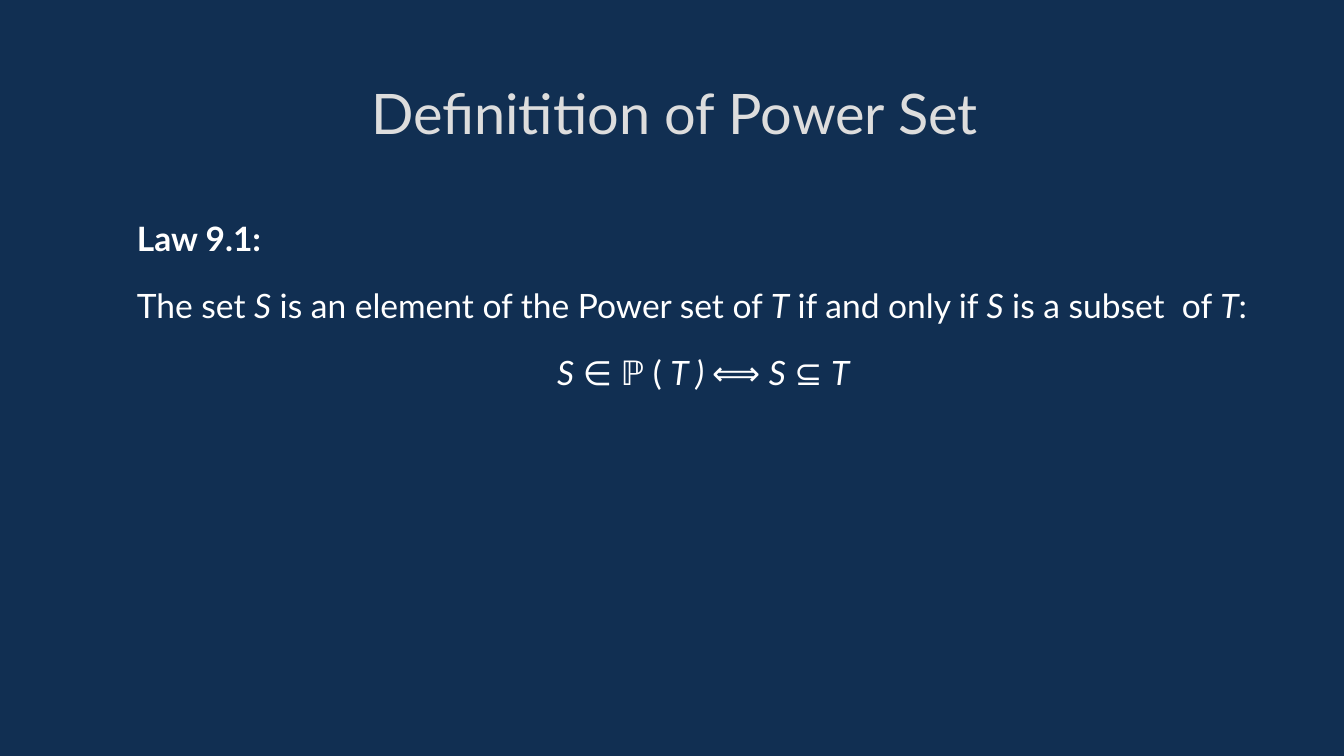
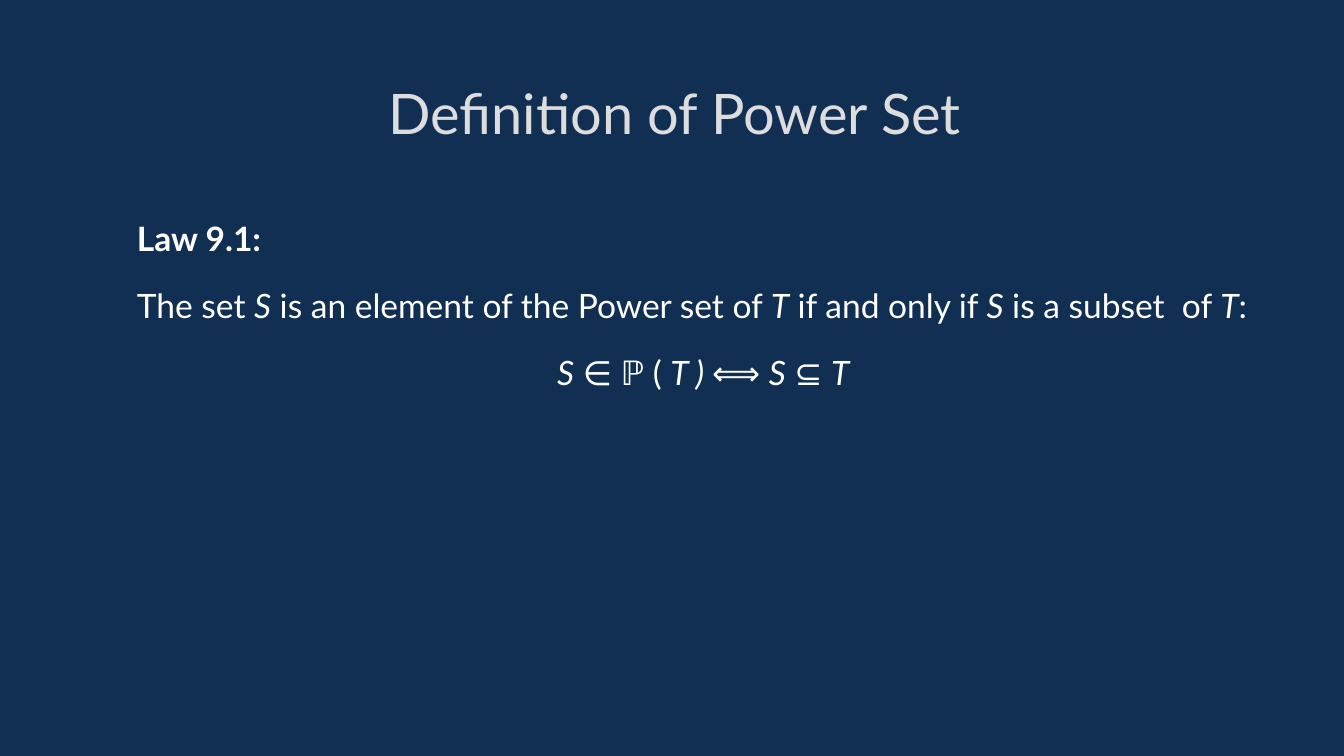
Before and after one commit to davidgundry/maths22-23, a slide deck: slide 18 of slides/maths-8-set-theory.odp. Drawn at 1344x756 pixels with LibreOffice and Linux fonts; fonts in the diff are those of the drawing. Boxes give left, top, right and bottom in pixels: in the first picture for what was removed or moved away, otherwise in the second. Text is boxed around its words. In the diff, an @@ line names an element or a change of style, - is before the commit and + after.

Commit message:
Edits in lecture

```diff
--- a/slides/maths-8-set-theory.odp
+++ b/slides/maths-8-set-theory.odp
@@ title at [388, 93, 960, 135]: text changed @@
-Definitition of Power Set
+Definition of Power Set
```
Also in this commit, not shown: 5 other slides changed.
